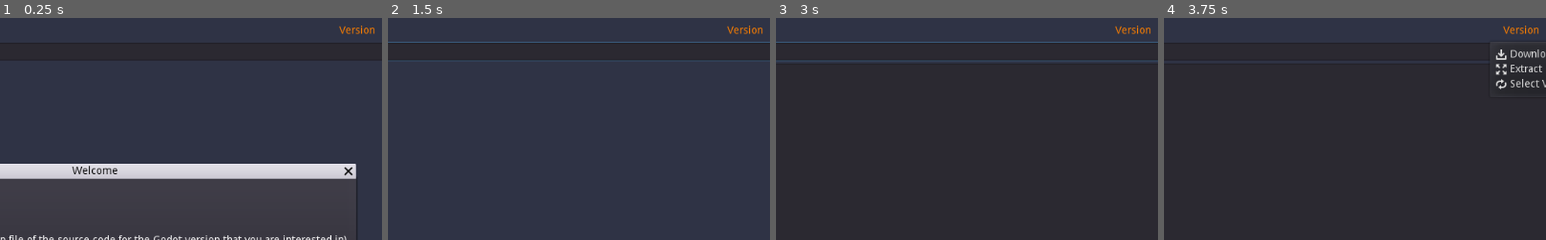
Above: before the commit, frames 1-4 (left to right).
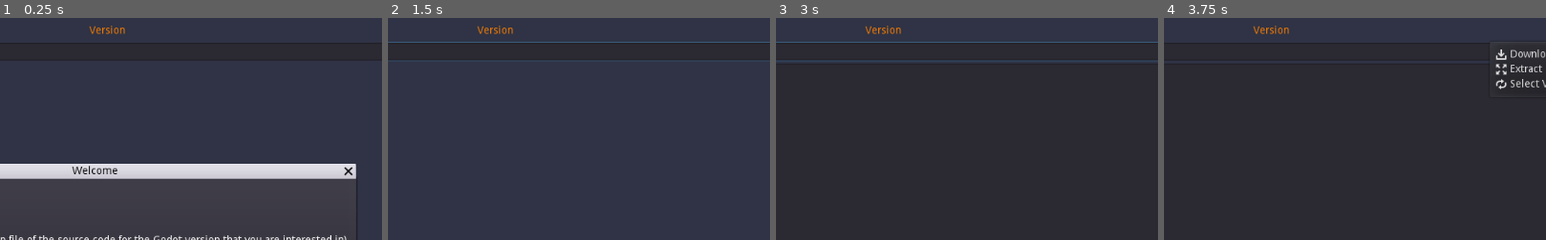
Above: after the commit, the same moments.

Repository: andrew-wilkes/gdscript-class-explorer
Game: Godot game, scene res://Main.tscn
Same seed, same stepped clock (60 frames per second), same inputs: the game is played once before the commit and once after it.
Inputs (mouse positions are % of the whole screen's width and height, from its top left):
- Up to frame 1 (0.25 s): no input
- Up to frame 2 (1.5 s): click (50, 8) at 0.52 s; type "12" at 0.6 s; click (2, 4) at 1.25 s
- Up to frame 3 (3 s): click (5, 4) at 2 s; click (8, 4) at 2.75 s
- Up to frame 4 (3.75 s): click "File" at 3.5 s
The pictures show only the part of the screen within x 38-88%, y 1-51%; the shares and areas given below are measured in that part.

The runs differ from the first frame. In frame 1, 0.4% of the frame differs, in the area x 23-98%, y 3-8%; in frame 2, 0.4%; in frame 3, 0.4%; in frame 4, 0.4%.
Error in both runs: Invalid get index 'Spatial' (on base: 'Dictionary'). (res://data.gd:73)

Commit message:
Center version lable in menu

Diff:
--- a/src/Main.tscn
+++ b/src/Main.tscn
@@ -69,17 +69,25 @@
 
 [node name="sp" type="Control" parent="VBox/Menu"]
 margin_left = 160.0
-margin_right = 826.0
+margin_right = 491.0
 margin_bottom = 24.0
 size_flags_horizontal = 3
 
 [node name="Version" type="Label" parent="VBox/Menu"]
-margin_left = 830.0
+margin_left = 495.0
 margin_top = 5.0
-margin_right = 878.0
+margin_right = 543.0
 margin_bottom = 19.0
+hint_tooltip = "Applicable version of Godot"
+mouse_filter = 0
 custom_colors/font_color = Color( 1, 0.501961, 0, 1 )
 text = "Version"
+
+[node name="sp2" type="Control" parent="VBox/Menu"]
+margin_left = 547.0
+margin_right = 878.0
+margin_bottom = 24.0
+size_flags_horizontal = 3
 
 [node name="File" type="MenuButton" parent="VBox/Menu"]
 margin_left = 882.0
